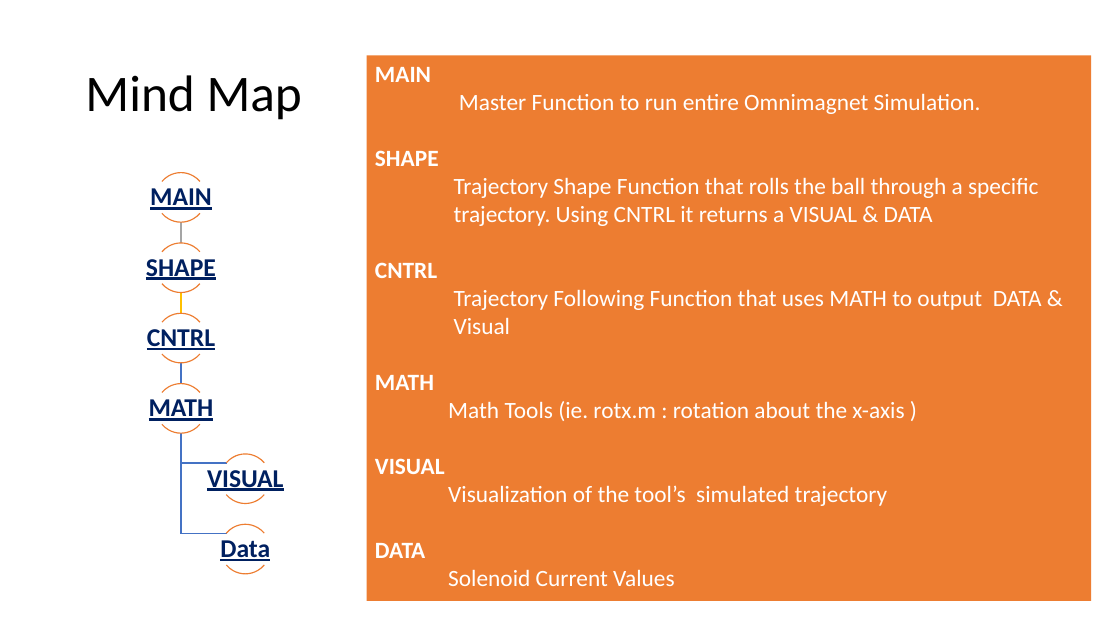
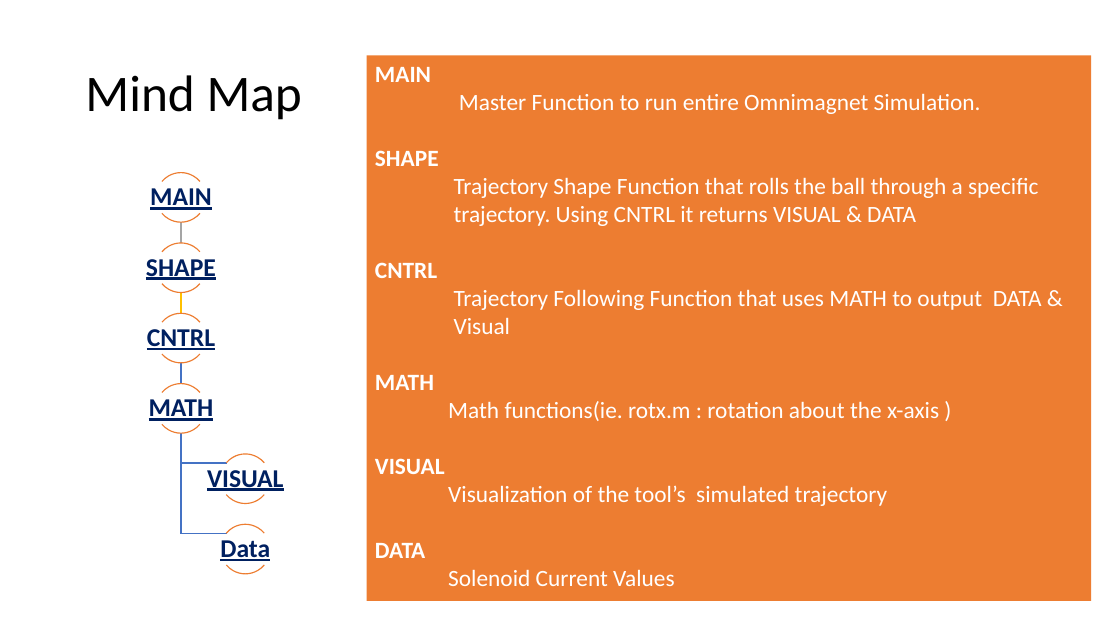
Before and after one commit to RoboticSwarmControl/3AxisMagnet, a slide deck: slide 2 of Omnimagnet Mind Map 06.25.2016 (wo parameter description).pptx. Drawn at 1120x630 pixels with LibreOffice and Linux fonts; fonts in the diff are those of the drawing. Boxes give left, top, right and bottom in pixels: in the first picture for what was removed or moved away, otherwise in the second. Text is boxed around its words. In the diff, an @@ line names an element or a change of style, - is before the commit and + after.

```diff
--- a/Omnimagnet Mind Map 06.25.2016 (wo parameter description).pptx
+++ b/Omnimagnet Mind Map 06.25.2016 (wo parameter description).pptx
@@ text in rectangle at (454,177,1038,226): text changed @@
-Trajectory Shape Function that rolls the ball through a specific trajectory. Using CNTRL it returns a VISUAL & DATA
+Trajectory Shape Function that rolls the ball through a specific trajectory. Using CNTRL it returns VISUAL & DATA
@@ text in rectangle at (505,401,939,421): text changed @@
-Math Tools (ie. rotx.m : rotation about the x-axis )
+Math functions(ie. rotx.m : rotation about the x-axis )
```
Also in this commit, not shown: 11 other slides changed, 2 slides removed.
